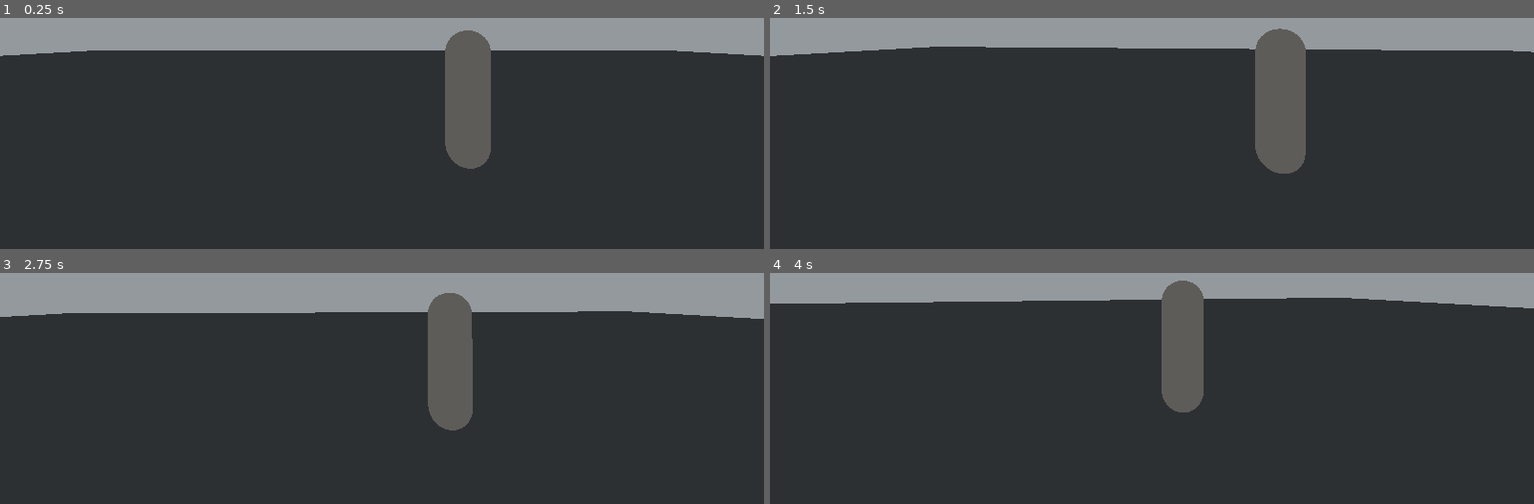
Above: before the commit, frames 1-4 (two rows, left to right).
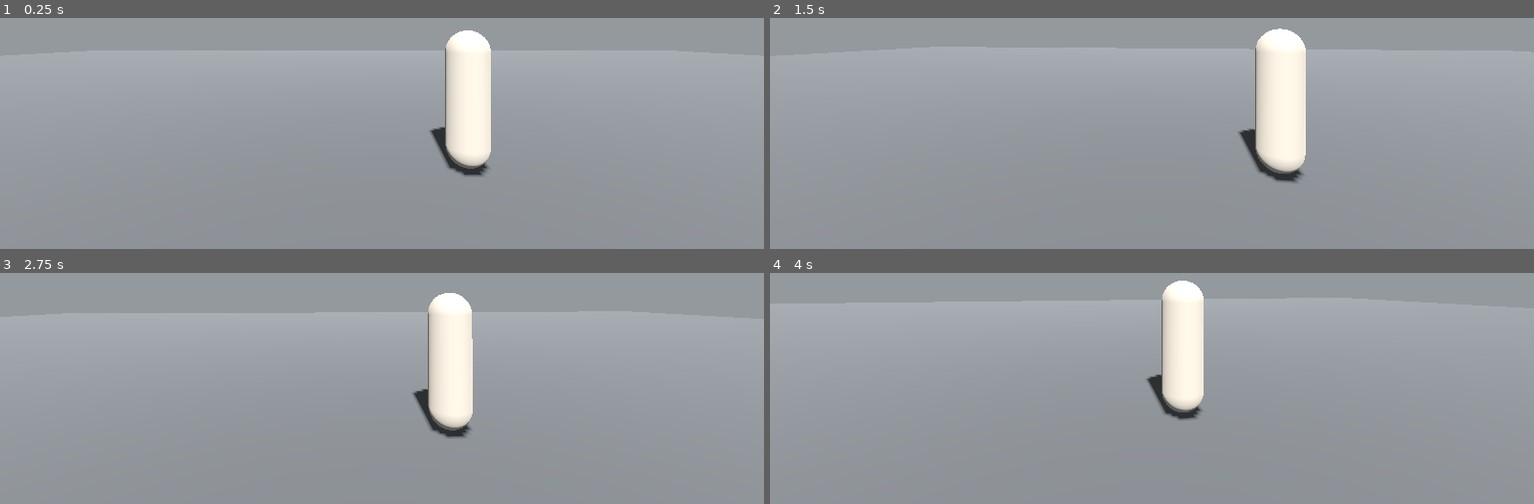
Above: after the commit, the same moments.

Repository: husamazenci/ada
Game: Godot game, scene res://sahne/dunya.tscn
The game is run twice, just before and just after one commit, with the same random seed, the same clock (stepped at 60 frames per second) and the same inputs.
Inputs (mouse positions are in pixels of both pictures, inside the frame that each line leads up to):
- Up to frame 1 (0.25 s): no input
- Up to frame 2 (1.5 s): tap Enter at 0.5 s; move the mouse to (1190, 31) at 0.52 s; tap S (geri) at 0.6 s; click (1190, 31) at 0.67 s; tap Space at 1.25 s; move the mouse to (1113, 36) at 1.27 s; tap W (ileri) at 1.35 s; click (1113, 36) at 1.42 s
- Up to frame 3 (2.75 s): tap Enter at 2 s; move the mouse to (397, 282) at 2.02 s; hold Shift (kos) from 2.03 s (still down); click (397, 282) at 2.17 s
- Up to frame 4 (4 s): tap Space at 2.75 s; move the mouse to (1144, 296) at 2.77 s; release Shift (kos) at 2.78 s; tap D (sag) at 2.85 s; click (1144, 296) at 2.92 s; tap Enter at 3.5 s; move the mouse to (1205, 293) at 3.52 s; tap A (sol) at 3.6 s; click (1205, 293) at 3.67 s

The runs differ from the first frame. In frame 1, 86% of the frame differs, in the area x 0-100%, y 5-100%; in frame 2, 86%; in frame 3, 83%; in frame 4, 88%, in the area x 0-100%, y 3-100%.

Commit message:
cursor: yönlü ışık yukarı bakıyordu — satır öncelikli dönüş +50° oluyordu
-Z'nin Y'si pozitifti, zemin ve kapsül düz kalıyordu. X dönüşü -50°; -Z aşağı bakar.

Co-authored-by: Cursor <cursoragent@cursor.com>

Diff:
--- a/sahne/dunya.tscn
+++ b/sahne/dunya.tscn
@@ -50,7 +50,9 @@
 environment = SubResource("Environment_gri")
 
 [node name="Isik" type="DirectionalLight3D" parent="."]
-transform = Transform3D(1, 0, 0, 0, 0.642788, -0.766044, 0, 0.766044, 0.642788, 0, 10, 0)
+; Godot'nun Transform3D serileştirmesi SATIR önceliklidir; ışığın yönü -Z SÜTUNUdur.
+; X dönüşü -50°. Sütunları satır diye yazınca işaretler döner ve -Z yukarı bakar.
+transform = Transform3D(1, 0, 0, 0, 0.642788, 0.766044, 0, -0.766044, 0.642788, 0, 10, 0)
 light_energy = 1.1
 shadow_enabled = true
 
